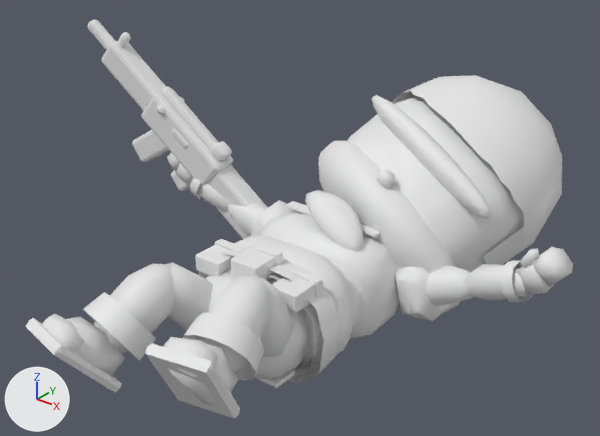
Before and after pictures for a commit that changed the glTF model models/raider.glb.
Both versions are drawn from a 50 mm camera at (1.171, -0.898, 1.242) aimed at (-0.09, 0.678, 0.264). Every picture has the same lights, and +X, +Y and +Z are marked at lower left. The older version comes first. Both versions are drawn at frame 12 of the action 'knockdown'; the numbers are the values there.

In view in the first picture: 'acc.rifle.60', 'acc.rifle.61', 'chest.tan.50', 'foot_L.dark.36', 'head.charcoal.44', 'head.human_skin.22', 'head.human_skin.25', 'head.red.45', 'head.red.46', 'lower_leg_L.charcoal.1', 'lower_leg_L.charcoal.28', 'lower_leg_R.charcoal.4' and 48 more.
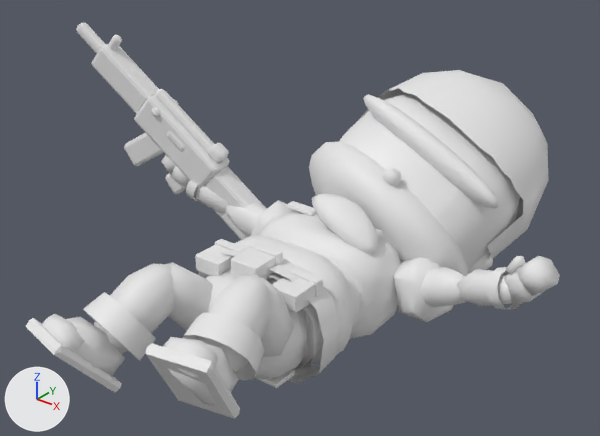
ob_head is not drawn itself; it is the parent of ob_anchor_head, ob_anchor_top, ob_head_charcoal_44, ob_head_human_skin_22, ob_head_human_skin_23, ob_head_human_skin_24, ob_head_human_skin_25, ob_head_human_skin_43.
ob_upper_arm_l is not drawn itself; it is the parent of ob_lower_arm_l, ob_upper_arm_l_charcoal_16, ob_upper_arm_l_tan_52.
ob_upper_arm_r is not drawn itself; it is the parent of ob_lower_arm_r, ob_upper_arm_r_charcoal_19, ob_upper_arm_r_tan_53.

What differs and where, as boxes (x1, y1, x2, y2) in the pictures (600 x 436 px):
'head.charcoal.44', turned: before (392, 75, 562, 265); after (361, 70, 549, 258)
'head.human_skin.22', turned: before (347, 97, 524, 272); after (339, 93, 520, 271)
'head.red.45', turned: before (318, 141, 460, 313); after (309, 142, 468, 276)
'head.human_skin.25', turned: before (372, 95, 491, 218); after (363, 94, 499, 208)
'acc.rifle.60', turned: before (141, 88, 233, 186); after (134, 91, 230, 189)
'head.red.46', turned: before (305, 190, 363, 251); after (312, 193, 378, 255)
'acc.rifle.61', turned: before (101, 41, 166, 111); after (92, 44, 159, 114)
'upper_arm_L.tan.52', turned: before (395, 266, 452, 321); after (394, 257, 454, 322)
'lower_arm_L.charcoal.17', turned: before (464, 264, 527, 300); after (457, 269, 512, 306)
'hand_L.human_skin.29', turned: before (531, 247, 573, 287); after (516, 256, 560, 296)
'upper_arm_L.charcoal.16', turned: before (426, 265, 474, 306); after (421, 267, 466, 307)
'acc.rifle.65', turned: before (208, 165, 268, 239); after (205, 166, 266, 240)
'acc.rifle.66', turned: before (161, 87, 217, 150); after (155, 89, 214, 152)
'hand_L.human_skin.18', turned: before (517, 263, 554, 295); after (504, 271, 544, 303)
'lower_arm_L.red.37', turned: before (500, 260, 533, 302); after (487, 267, 522, 310)
'acc.rifle.63', turned: before (132, 130, 169, 162); after (124, 132, 164, 166)
'upper_arm_R.charcoal.19', turned: before (228, 202, 267, 236); after (226, 202, 267, 237)
'acc.rifle.62', turned: before (88, 20, 116, 50); after (76, 23, 106, 53)
'lower_arm_R.charcoal.20', turned: before (197, 183, 230, 212); after (186, 186, 229, 214)
'upper_arm_R.tan.53', turned: (251, 200, 292, 236) in both
'hand_L.human_skin.30', turned: before (520, 248, 539, 268); after (506, 256, 525, 275)
'head.human_skin.43', turned: before (376, 170, 395, 189); after (383, 168, 401, 187)
'acc.rifle.68', turned: before (211, 141, 232, 161); after (208, 143, 229, 163)
'acc.rifle.64', turned: before (171, 170, 191, 191); after (165, 173, 189, 194)
'hand_R.human_skin.21', turned: before (175, 163, 193, 184); after (170, 166, 190, 187)
'acc.rifle.69', turned: before (172, 129, 189, 149); after (167, 131, 185, 152)
'acc.rifle.67', turned: before (117, 32, 131, 48); after (108, 35, 122, 50)
'head.human_skin.23', turned (not visible before): after (468, 252, 493, 274)
'hand_R.human_skin.34', turned: before (167, 153, 180, 171); after (161, 155, 176, 174)
'lower_arm_R.red.39', turned: before (190, 178, 201, 199); after (186, 180, 198, 201)
'acc.rifle.70', turned: before (157, 97, 185, 114); after (151, 99, 178, 117)

What the commit changed:
Object 'head' (ob_head) turns from (42, 13, 25) to (38, 3.7, 24) degrees about x, y and z.
Object 'upper_arm_L' (ob_upper_arm_l) turns from (156, -89, -0) to (156, -79, 0) degrees about x, y and z.
Object 'upper_arm_R' (ob_upper_arm_r) turns from (160, 87, 0) to (160, 83, 0) degrees about x, y and z.
